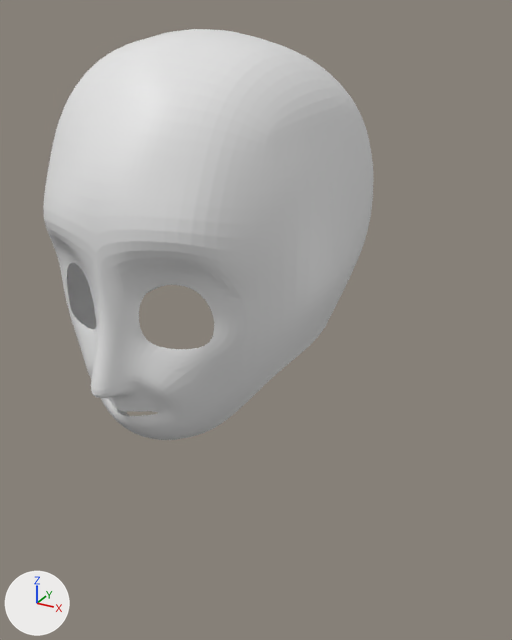
An edit to the Blender file CharackterModelingTutorial/charackter.blend, drawn before and after from the same camera.
Both versions are drawn from a 50 mm lens placed at (4.58, -7.07, 12.08), pointed at (0.5, 0.35, 8.37). Lighting does not change. The marker at lower left points along +X, +Y and +Z.
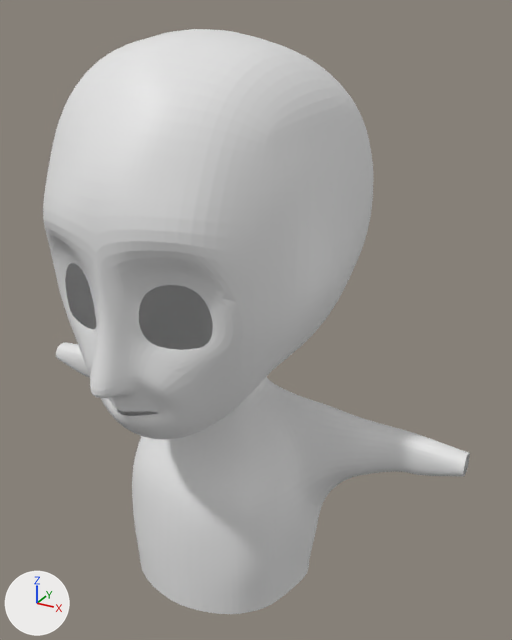
What the commit changed:
me_plane_001 is used by ob_plane; location (0.0, 0.18, 8.06); rotation (-1.571, 0.0, 0.0), in degrees (-90, 0, 0).
me_plane_001 had 131 vertices, 109 faces and spanned x 0.0..1.74, y -3.87..0.73, z -2.45..1.99.
me_plane_001 now has 280 vertices, 246 faces and spans x 0.0..3.33, y -3.87..3.65, z -2.45..1.99.
Part 1, on me_plane_001:
11 vertices move from x 0.0..1.27, y -1.29..0.73, z -1.68..1.18 to x 0.0..1.27, y -1.29..0.76, z -1.69..1.16.
144 vertices are added at x 0.0..3.33, y -0.05..3.65, z -1.24..1.05.
5 new vertices lie (0.02, -0.29, 0.0) away from vertices in x 0.49..1.33, y 3.64..3.65, z -1.0..1.04.
137 new faces join them.

Changed parts and their boxes (x1, y1, x2, y2) in the pictures (512 x 640 px):
'Plane', reshaped (29% wider, 42% taller)
    before: (43, 29, 373, 440)
    after: (43, 29, 470, 614)
part 1 of me_plane_001, built on
    before: (44, 219, 297, 440)
    after: (43, 219, 470, 614)
